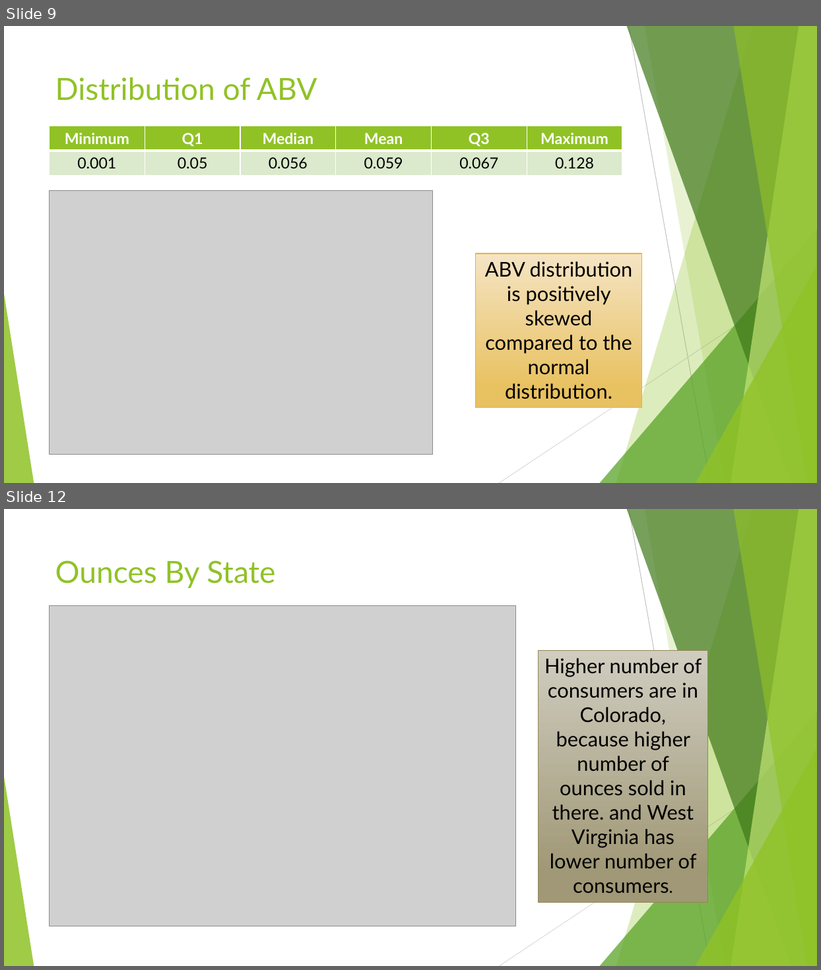
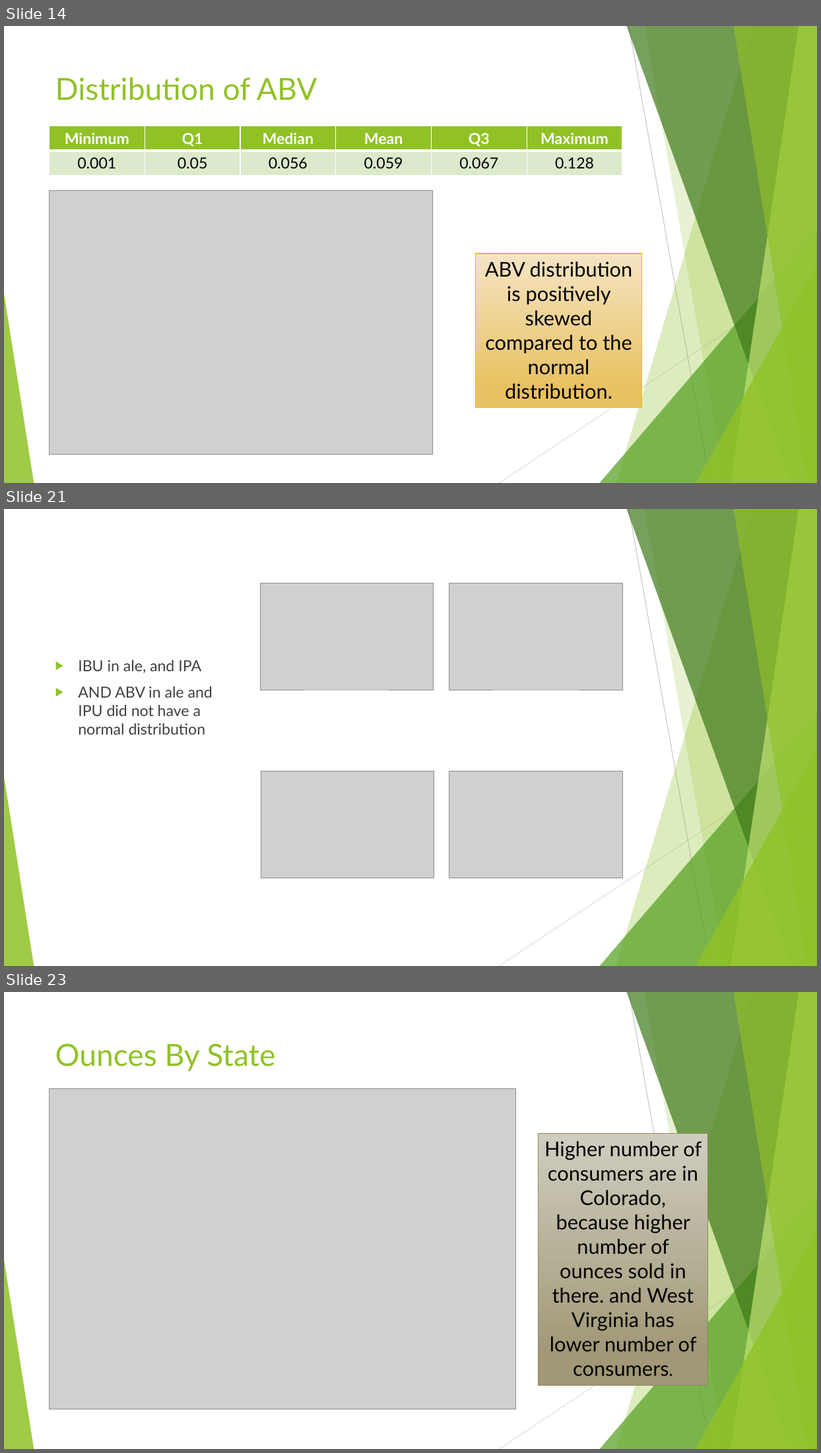
Before and after one commit to Omehrpour/R_proj_beer_market-, a slide deck: CaseStudy01.pptx. Shown one above the other, each under a label of ours: slides 9 and 12 before the commit, slides 14, 21 and 23 after it; the slides between them are not shown. The pictures are 821x970 and 821x1453 pixels, drawn with LibreOffice and Linux fonts; fonts in the diff are those of the drawing; grey boxes stand for pictures. Boxes give left, top, right and bottom in pixels: in the first picture for what was removed or moved away, otherwise in the second. Text is boxed around its words. In the diff, an @@ line names an element or a change of style, - is before the commit and + after.

```diff
--- a/CaseStudy01.pptx
+++ b/CaseStudy01.pptx
@@ slide 21 added at (x1=4, y1=509, x2=817, y2=966), background #FFFFFF; not listed: 10 template elements that a slide beside it also shows @@
@@ picture added at (x1=260, y1=583, x2=434, y2=690) @@
@@ picture added at (x1=450, y1=583, x2=622, y2=690) @@
@@ text added at (x1=78, y1=660, x2=213, y2=735), 18 pt, text #404040 @@
+▶ IBU in ale, and IPA
+▶ AND ABV in ale and IPU did not have a normal distribution
@@ picture added at (x1=261, y1=772, x2=434, y2=879) @@
@@ picture added at (x1=450, y1=772, x2=622, y2=879) @@
@@ what was slide 9 is now slide 14 @@
@@ what was slide 12 is now slide 23 @@
```
Also in this commit, not shown: 3 slides changed, 13 other slides added, 1 slide removed.
